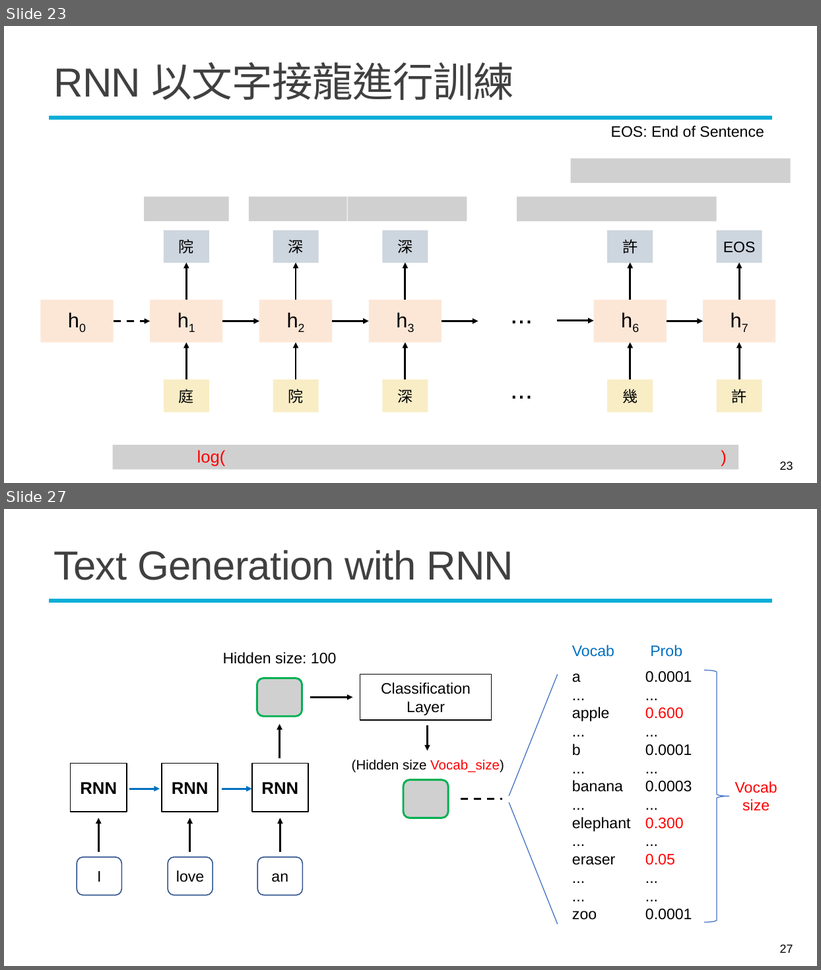
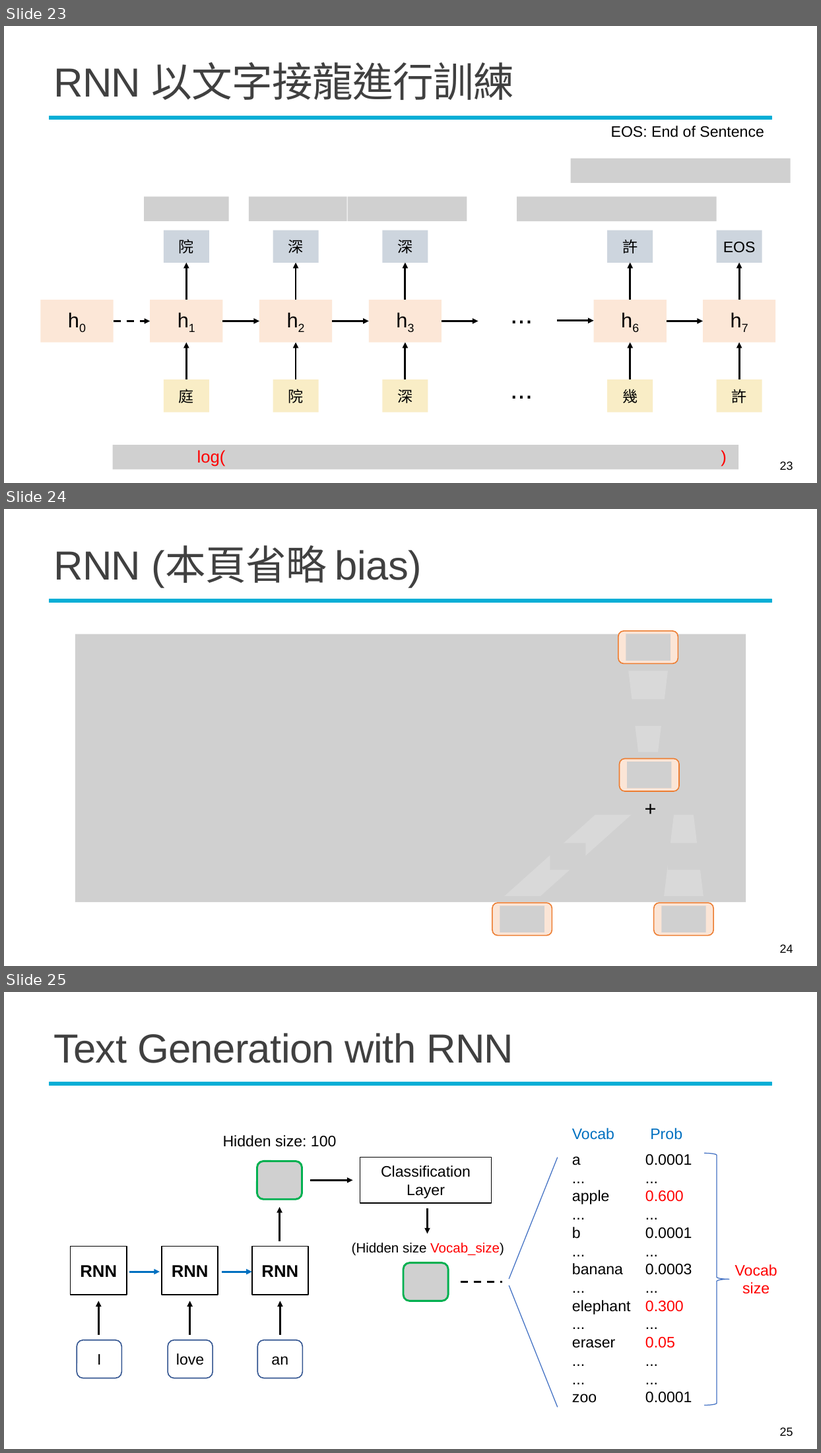
Before and after one commit to mcps5601/CGUDL_2025_fall, a slide deck: slides/rnn_1022.pptx. Shown one above the other, each under a label of ours: slides 23 and 27 before the commit, slides 23, 24 and 25 after it; the slides between them are not shown. The pictures are 821x970 and 821x1453 pixels, drawn with LibreOffice and Linux fonts; fonts in the diff are those of the drawing; grey boxes stand for pictures; background and template pictures are left out. Boxes give left, top, right and bottom in pixels: in the first picture for what was removed or moved away, otherwise in the second. Text is boxed around its words. In the diff, an @@ line names an element or a change of style, - is before the commit and + after.

```diff
--- a/slides/rnn_1022.pptx
+++ b/slides/rnn_1022.pptx
@@ slide 24 added at box(4, 509, 817, 966), background #FFFFFF; not listed: 1 template element that a slide beside it also shows @@
@@ title added at box(54, 547, 422, 587), 48 pt, text #404040 @@
+RNN (本頁省略 bias)
@@ picture added at box(75, 634, 746, 902) @@
@@ rounded rectangle added at box(618, 631, 678, 664), fill #FBE5D6, outline #ED7D31 1.25 pt @@
@@ picture added at box(626, 634, 671, 661) @@
@@ picture added at box(100, 686, 380, 741) @@
@@ trapezoid added at box(628, 671, 668, 753), fill #D9D9D9 @@
@@ picture added at box(631, 699, 667, 726) @@
@@ rounded rectangle added at box(620, 759, 679, 792), fill #FBE5D6, outline #ED7D31 1.25 pt @@
@@ picture added at box(628, 762, 672, 789) @@
@@ text added at box(639, 793, 663, 823), 24 pt, text #000000 @@
++
@@ parallelogram added at box(505, 815, 632, 896), fill #D9D9D9 @@
@@ trapezoid added at box(664, 815, 704, 896), fill #D9D9D9 @@
@@ picture added at box(550, 843, 587, 870) @@
@@ picture added at box(668, 843, 704, 870) @@
@@ rounded rectangle added at box(492, 903, 552, 936), fill #FBE5D6, outline #ED7D31 1.25 pt @@
@@ rounded rectangle added at box(654, 903, 714, 936), fill #FBE5D6, outline #ED7D31 1.25 pt @@
@@ picture added at box(500, 906, 545, 933) @@
@@ picture added at box(661, 906, 706, 933) @@
@@ page number added at box(780, 945, 793, 953), 14 pt, text #000000 @@
+24
@@ what was slide 27 is now slide 25 @@
@@ page number at box(780, 1428, 793, 1436): text changed @@
-27
+25
```
Also in this commit, not shown: 9 slides changed, 2 other slides added, 2 slides removed, 1 other file.
